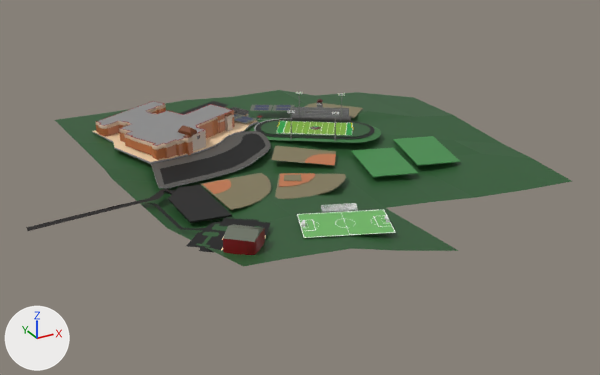
One commit to the glTF model public/assets/intbroadneck.glb: the scene before it, then after it.
Rendered twice from a camera (50 mm lens) standing at (-1.487, -2.355, 0.715) and looking at (-0.742, -1.001, 0.038). The axes (+X, +Y, +Z) are drawn at lower left. The lights are the same throughout. Where no turn or scale is listed for an object, it has been applied to the vertices. Vertices at the same position are counted once.

In view in the first picture: 'Bleachers.006', 'Plane', 'bhs_bases_fields', 'bhs_extrafield', 'bhs_grass', 'bhs_library', 'bhs_practice_field', 'bhs_turf'.
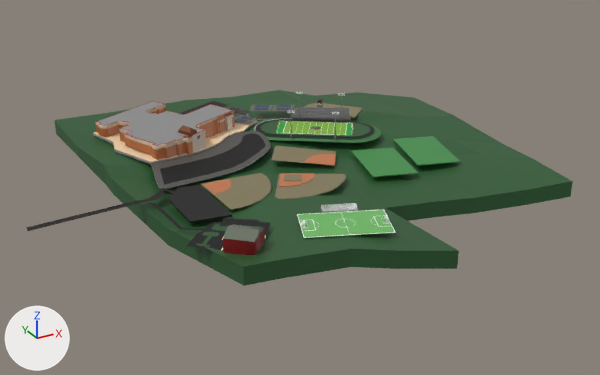
Boxes (x1, y1, x2, y2) around the edits, measured in the pictures (600 x 375 px):
'bhs_grass', reshaped (11% taller)
    before: (55, 90, 572, 267)
    after: (55, 90, 573, 286)
part 1 of me_plane_041, built on
    before: (55, 112, 152, 179)
    after: (55, 112, 573, 286)

What changed in the scene script:
```text
Change me_plane_041:
    used by ob_bhs_grass; location = (-0.716, -0.793, -0.099)
    remove me_plane_041.from_pydata(...)  # 50 vertices, 72 faces; spans x -0.401..0.483, y -0.632..0.281, z 0.149..0.208
    add me_plane_041.from_pydata(...)  # 76 vertices, 148 faces; spans x -0.401..0.483, y -0.632..0.281, z 0.115..0.207
    me_plane_041 part 1
    2 vertices move from x -0.395..-0.38, y -0.058..0.076, z 0.193..0.208 to x -0.395..-0.38, y -0.058..0.076, z 0.197..0.203
    2 vertices are added at (-0.395, 0.076, 0.174), (-0.38, -0.058, 0.16)
    13 new vertices lie (0.0, 0.0, -0.033) away from vertices in x -0.354..0.483, y -0.559..0.276, z 0.151..0.2
    11 new vertices lie (0.0, 0.0, -0.034) away from vertices in x -0.401..0.459, y -0.632..0.281, z 0.149..0.207
    76 new faces join them
```
